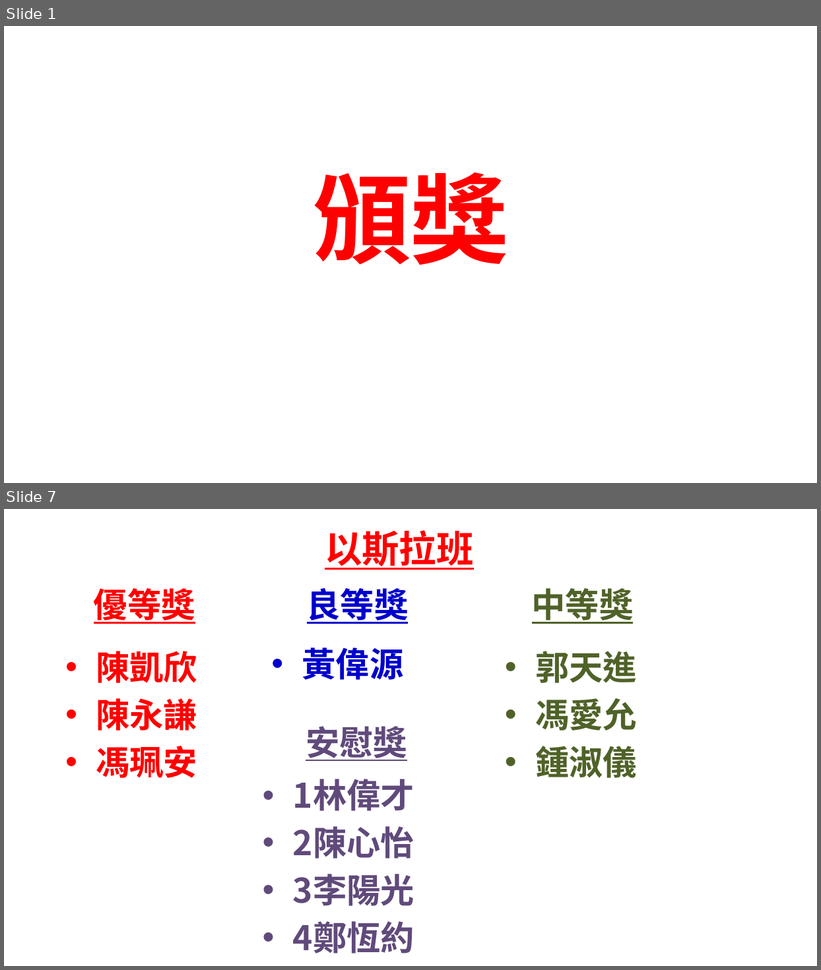
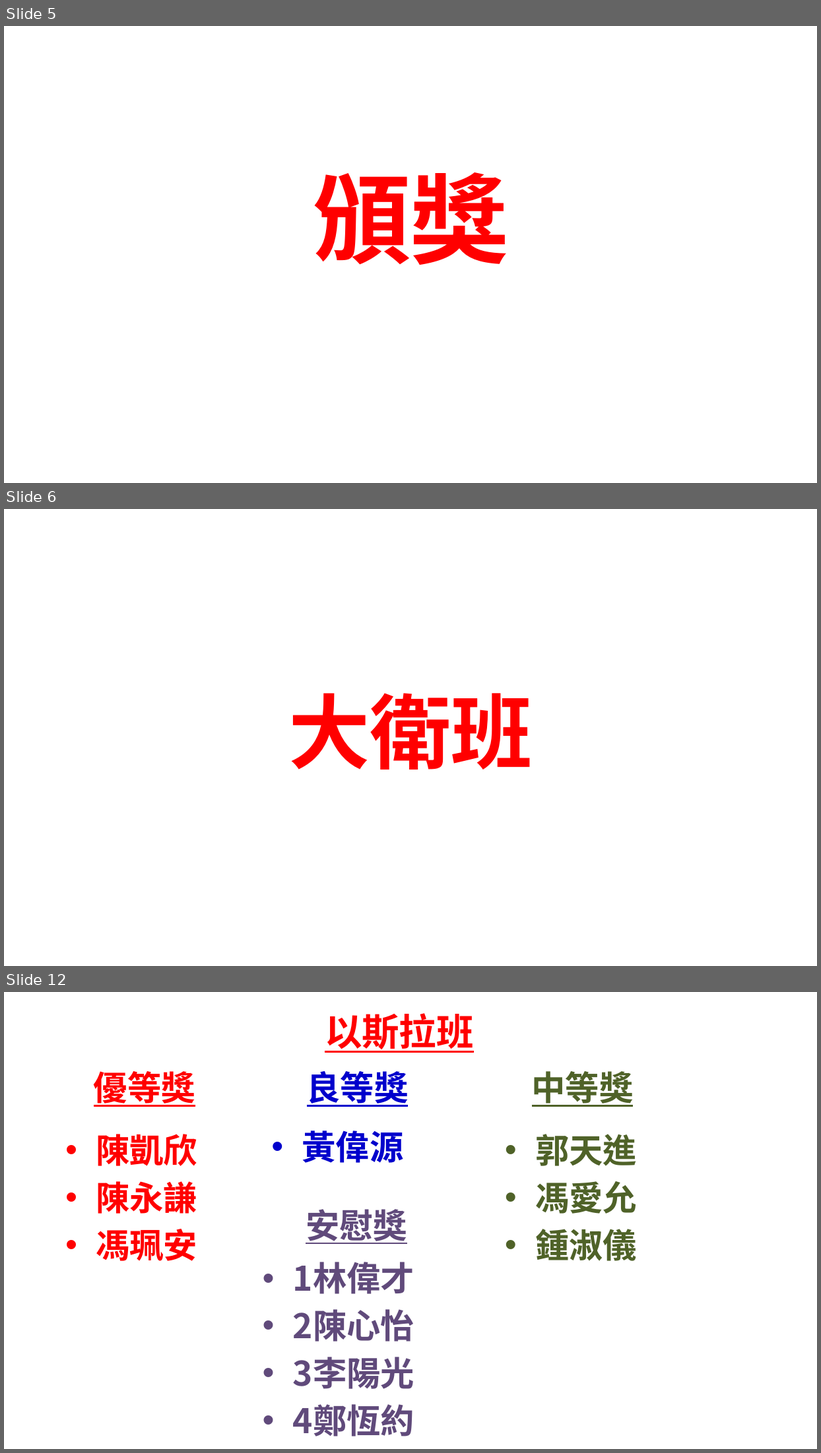
Before and after one commit to batisuoc/bible-school, a slide deck: 2022年主日學結業禮頒獎.pptx. Shown one above the other, each under a label of ours: slides 1 and 7 before the commit, slides 5, 6 and 12 after it; the slides between them are not shown. The pictures are 821x970 and 821x1453 pixels, drawn with LibreOffice and Linux fonts; fonts in the diff are those of the drawing; background and template pictures are left out. Boxes give left, top, right and bottom in pixels: in the first picture for what was removed or moved away, otherwise in the second. Text is boxed around its words. In the diff, an @@ line names an element or a change of style, - is before the commit and + after.

```diff
--- a/2022年主日學結業禮頒獎.pptx
+++ b/2022年主日學結業禮頒獎.pptx
@@ slide 6 added at [4,509,817,966], background picture (left out) @@
@@ title added at [288,693,533,770], 96 pt, text #FF0000, bold @@
+大衛班
@@ what was slide 1 is now slide 5 @@
@@ what was slide 7 is now slide 12 @@
```
Also in this commit, not shown: 4 slides changed, 8 other slides added.
